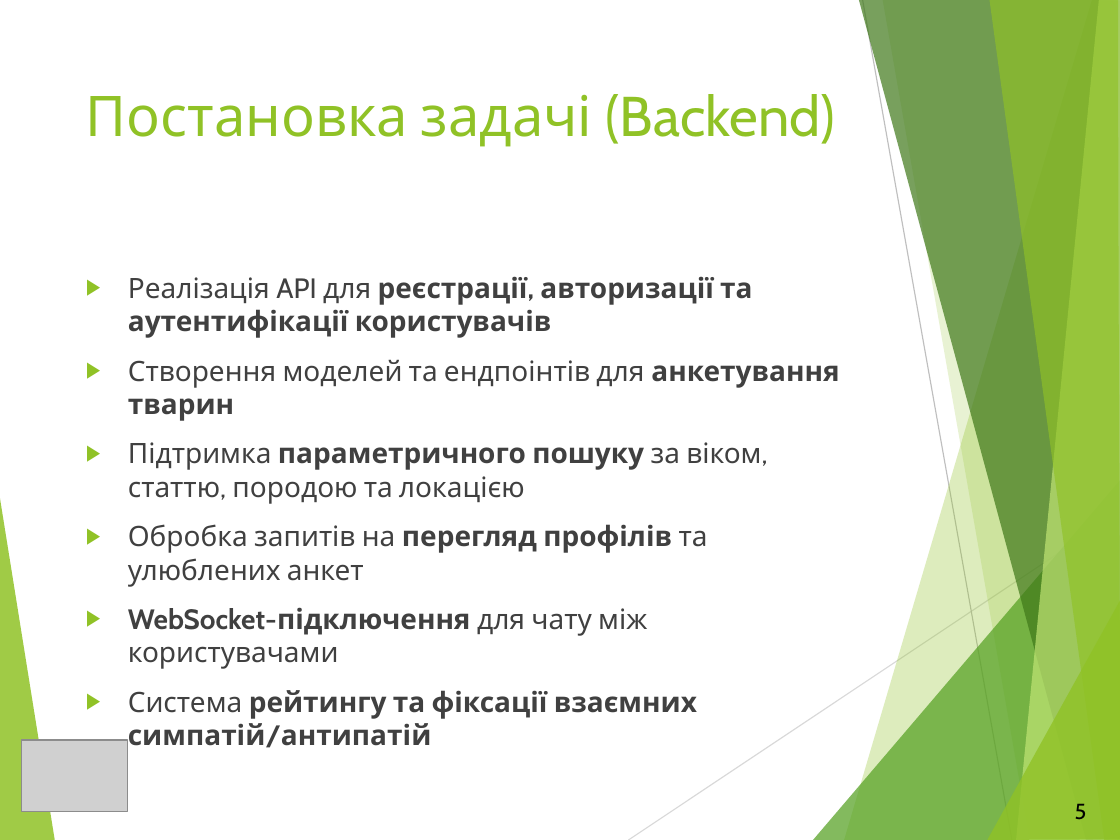
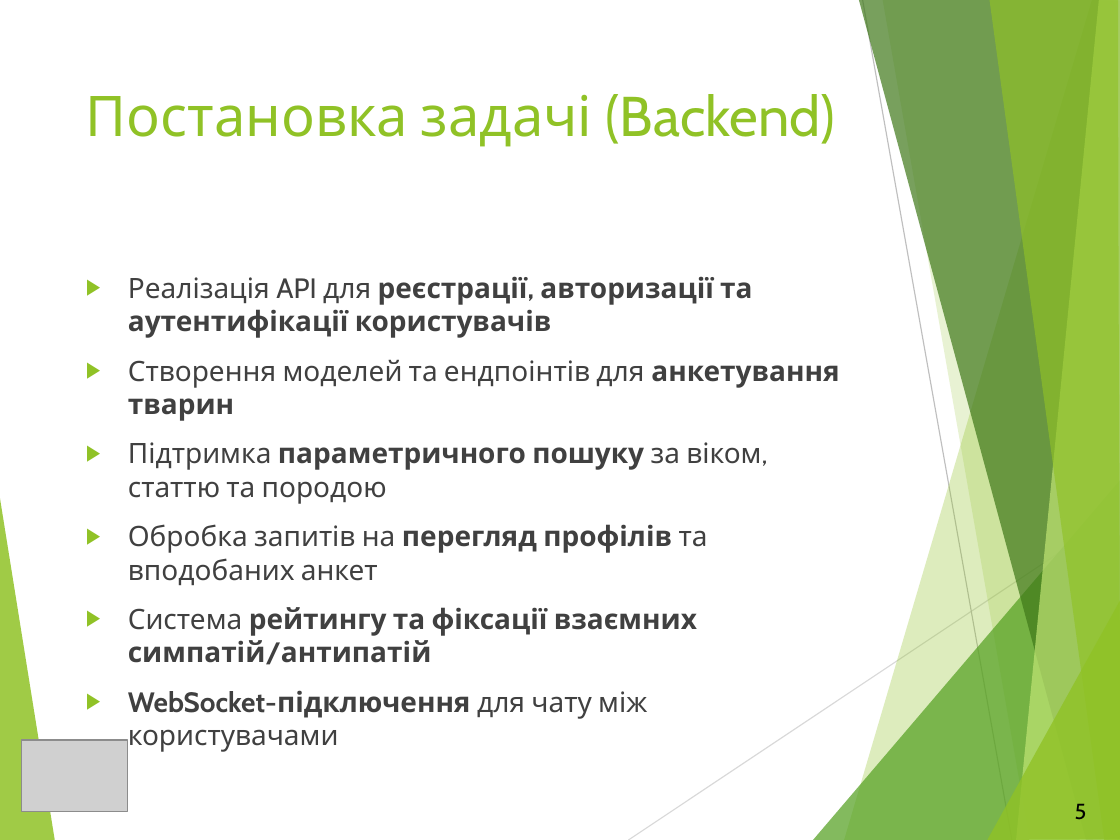
Before and after one commit to NureRomanovskyiIllia/PI_PZPI-21-11_ROMANOVSKY_I_M, a slide deck: slide 5 of 2025_Б_ПІ_ПЗПІ_21-11_Романовський_І_М.pptx. Drawn at 1120x840 pixels with LibreOffice and Linux fonts; fonts in the diff are those of the drawing; grey boxes stand for pictures. Boxes give left, top, right and bottom in pixels: in the first picture for what was removed or moved away, otherwise in the second. Text is boxed around its words. In the diff, an @@ line names an element or a change of style, - is before the commit and + after.

```diff
--- a/2025_Б_ПІ_ПЗПІ_21-11_Романовський_І_М.pptx
+++ b/2025_Б_ПІ_ПЗПІ_21-11_Романовський_І_М.pptx
@@ text at (x1=128, y1=442, x2=761, y2=663): text changed; bold on @@
-▶ Підтримка параметричного пошуку за віком, статтю, породою та локацією
-▶ Обробка запитів на перегляд профілів та улюблених анкет
+▶ Підтримка параметричного пошуку за віком, статтю та породою
+▶ Обробка запитів на перегляд профілів та вподобаних анкет
+▶ Система рейтингу та фіксації взаємних симпатій/антипатій
@@ text at (x1=128, y1=690, x2=697, y2=746): paragraph removed @@
-▶ Система рейтингу та фіксації взаємних симпатій/антипатій
```
Also in this commit, not shown: 6 other slides changed.
